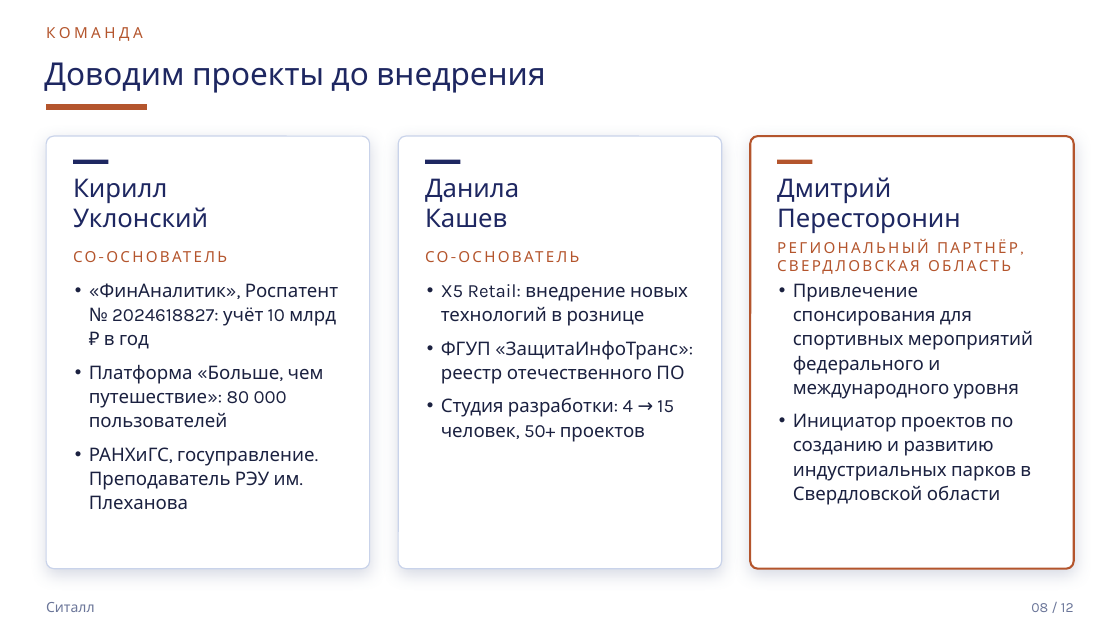
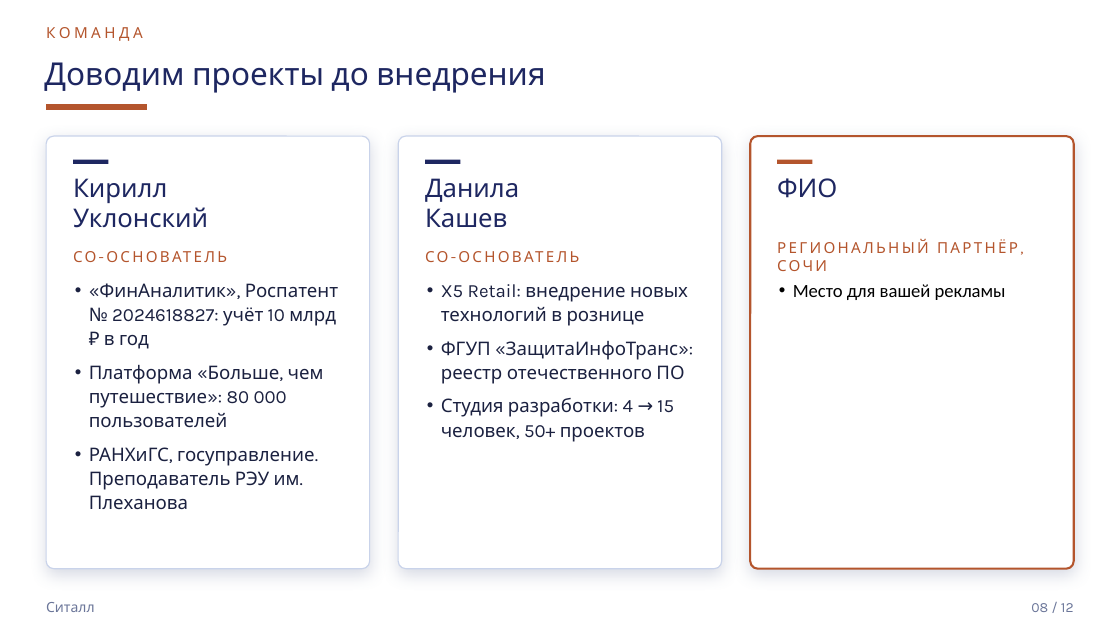
Before and after one commit to mrflxxxme/techmost-scout, a slide deck: slide 8 of marketing/partners/sitall-deck-partner.pptx. Drawn at 1120x630 pixels with LibreOffice and Linux fonts; fonts in the diff are those of the drawing. Boxes give left, top, right and bottom in pixels: in the first picture for what was removed or moved away, otherwise in the second. Text is boxed around its words. In the diff, an @@ line names an element or a change of style, - is before the commit and + after.

```diff
--- a/marketing/partners/sitall-deck-partner.pptx
+++ b/marketing/partners/sitall-deck-partner.pptx
@@ text at box(777, 178, 837, 198): text changed @@
-Дмитрий
-Пересторонин
+ФИО
@@ text at box(777, 239, 1018, 271): text changed @@
-РЕГИОНАЛЬНЫЙ ПАРТНЁР, СВЕРДЛОВСКАЯ ОБЛАСТЬ
+РЕГИОНАЛЬНЫЙ ПАРТНЁР, СОЧИ
@@ text at box(793, 284, 1006, 300): text changed; font Karla to Calibri; text colour #1B2140 to #000000 @@
-• Привлечение спонсирования для спортивных мероприятий федерального и международного уровня
-• Инициатор проектов по созданию и развитию индустриальных парков в Свердловской области
+• Место для вашей рекламы
```
Also in this commit, not shown: 7 other slides changed, 1 slide removed, 3 other files.
